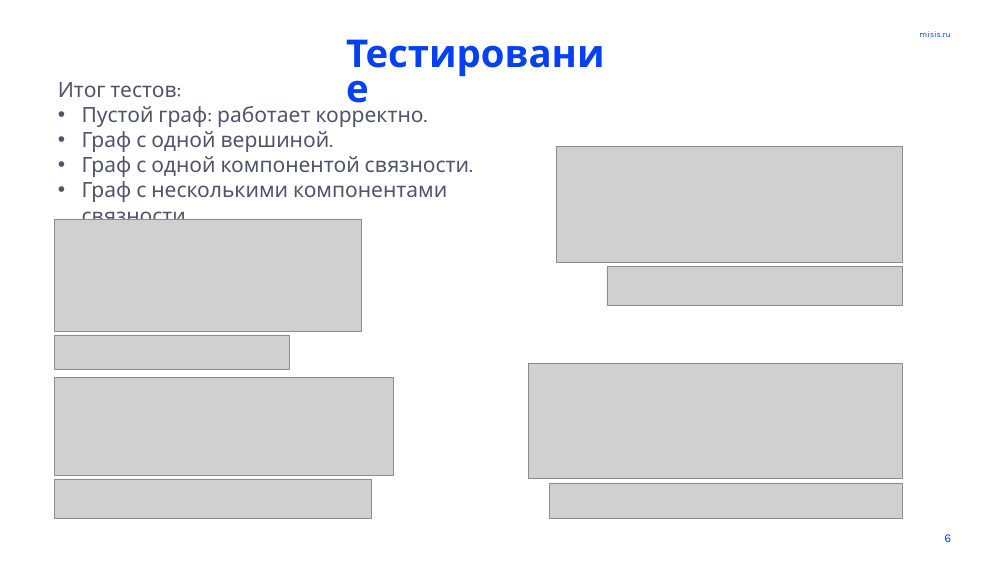
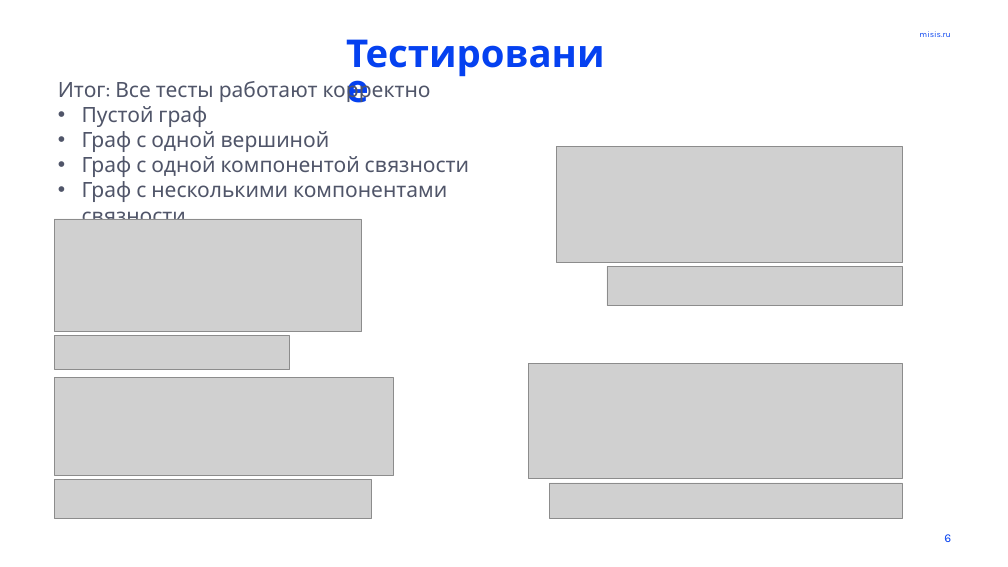
Before and after one commit to DaniilDarjutin/MISIS_DFS_Dariutin, a slide deck: slide 6 of MISIS_DariutinDD_4_6_1.pptx. Drawn at 1008x567 pixels with LibreOffice and Linux fonts; fonts in the diff are those of the drawing; grey boxes stand for pictures; background and template pictures are left out. Boxes give left, top, right and bottom in pixels: in the first picture for what was removed or moved away, otherwise in the second. Text is boxed around its words. In the diff, an @@ line names an element or a change of style, - is before the commit and + after.

Commit message:
fix pptx2

```diff
--- a/MISIS_DariutinDD_4_6_1.pptx
+++ b/MISIS_DariutinDD_4_6_1.pptx
@@ text at <box>58,80,469,220</box>: text changed @@
-Итог тестов:
-• Пустой граф: работает корректно.
-• Граф с одной вершиной.
-• Граф с одной компонентой связности.
-• Граф с несколькими компонентами связности.
+Итог: Все тесты работают корректно
+• Пустой граф
+• Граф с одной вершиной
+• Граф с одной компонентой связности
+• Граф с несколькими компонентами связности
```
Also in this commit, not shown: 1 other file.
